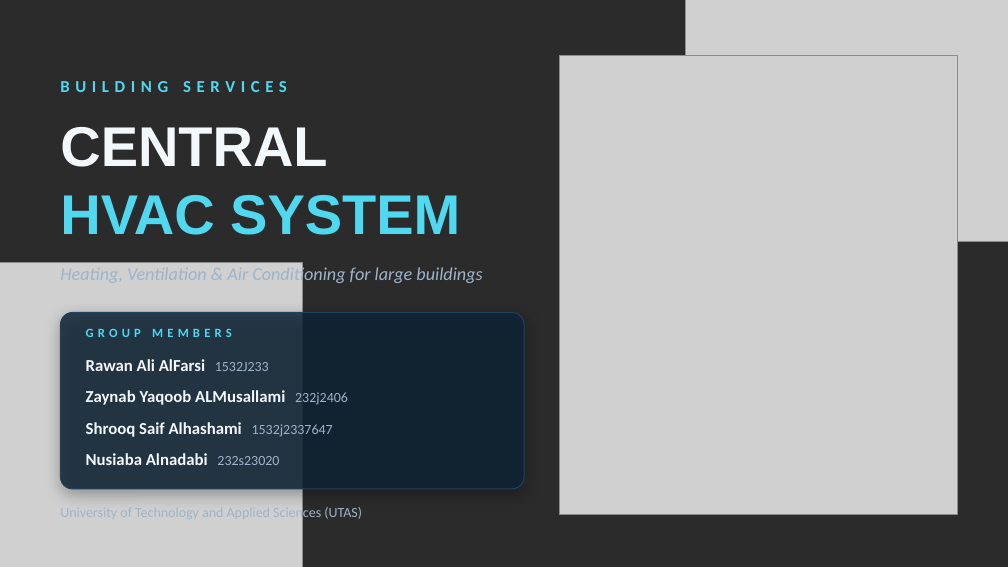
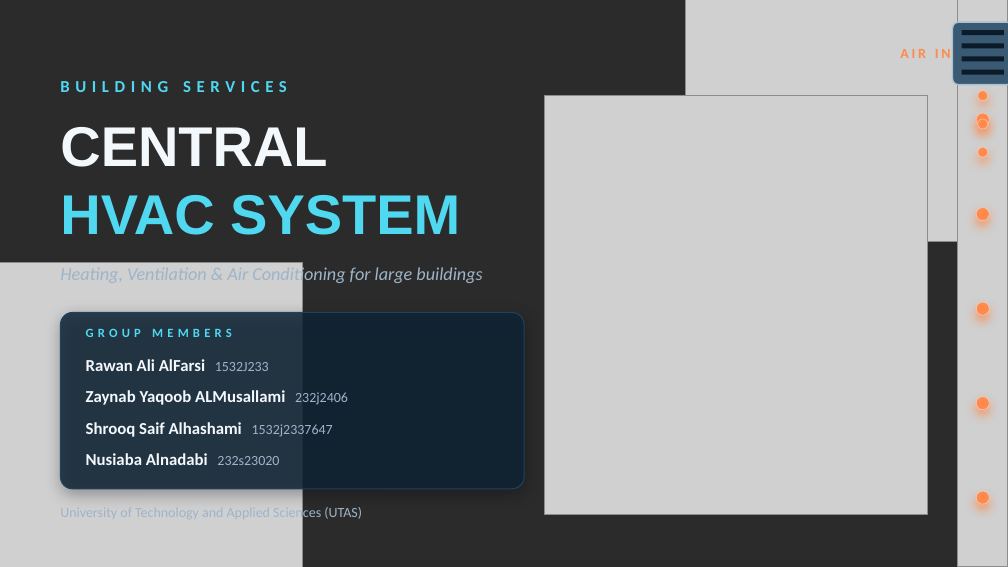
Before and after one commit to smart912/Zayana-, a slide deck: slide 1 of hvac_deck/Central_HVAC_System.pptx. Drawn at 1008x567 pixels with LibreOffice and Linux fonts; fonts in the diff are those of the drawing; grey boxes stand for pictures; background and template pictures are left out; a plain dark background stands for a picture behind light text. Boxes give left, top, right and bottom in pixels: in the first picture for what was removed or moved away, otherwise in the second. Text is boxed around its words. In the diff, an @@ line names an element or a change of style, - is before the commit and + after.

```diff
--- a/hvac_deck/Central_HVAC_System.pptx
+++ b/hvac_deck/Central_HVAC_System.pptx
@@ rounded rectangle added at [953, 22, 1008, 85], fill #3A5A73, outline #A9C0D2 1 pt @@
@@ picture added at [958, 0, 1008, 566] @@
@@ text added at [900, 49, 951, 58], 10 pt, text #FF8A4C, bold @@
+AIR IN
@@ rectangle added at [962, 30, 1004, 35], fill #0B1B2A @@
@@ rectangle added at [962, 43, 1004, 48], fill #0B1B2A @@
@@ rectangle added at [962, 56, 1004, 61], fill #0B1B2A @@
@@ rectangle added at [962, 70, 1004, 75], fill #0B1B2A @@
@@ picture: place and size @@
-picture at [559, 55, 958, 514]
+picture at [544, 96, 927, 514]
@@ ellipse added at [977, 113, 990, 126], fill #FF8A4C, outline #FFFFFF 0.5 pt @@
@@ ellipse added at [978, 91, 988, 101], fill #FF8A4C, outline #FFFFFF 0.5 pt @@
@@ ellipse added at [978, 119, 988, 129], fill #FF8A4C, outline #FFFFFF 0.5 pt @@
@@ ellipse added at [978, 147, 988, 157], fill #FF8A4C, outline #FFFFFF 0.5 pt @@
@@ ellipse added at [977, 208, 990, 221], fill #FF8A4C, outline #FFFFFF 0.5 pt @@
@@ ellipse added at [977, 302, 990, 316], fill #FF8A4C, outline #FFFFFF 0.5 pt @@
@@ ellipse added at [977, 397, 990, 410], fill #FF8A4C, outline #FFFFFF 0.5 pt @@
@@ ellipse added at [977, 491, 990, 504], fill #FF8A4C, outline #FFFFFF 0.5 pt @@
```
Also in this commit, not shown: 23 other slides changed.
